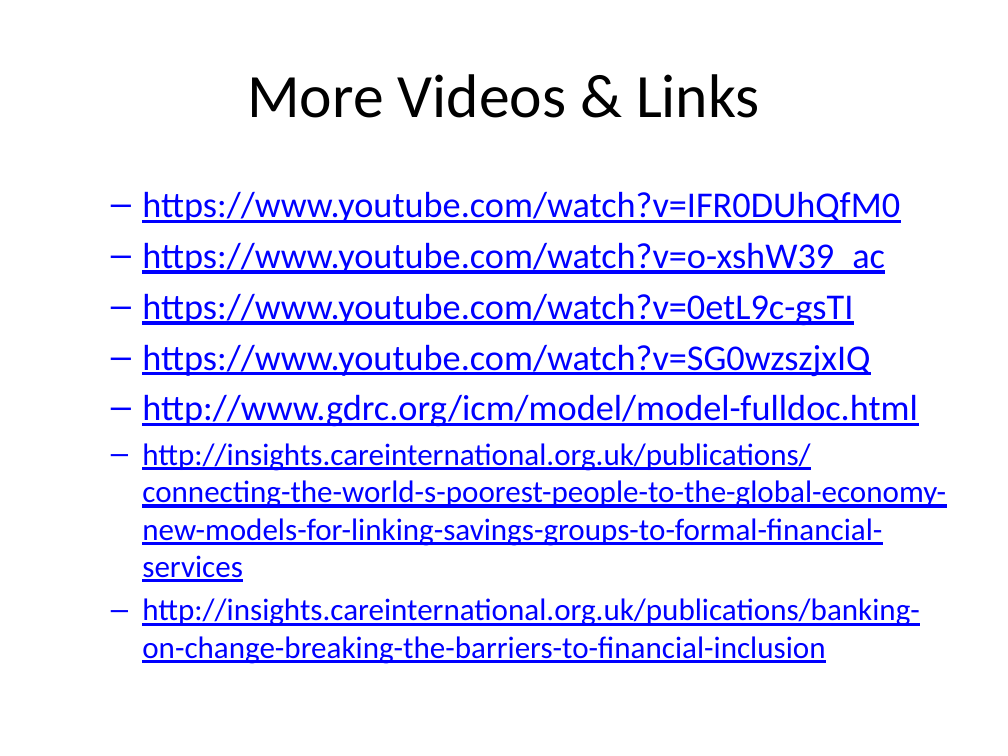
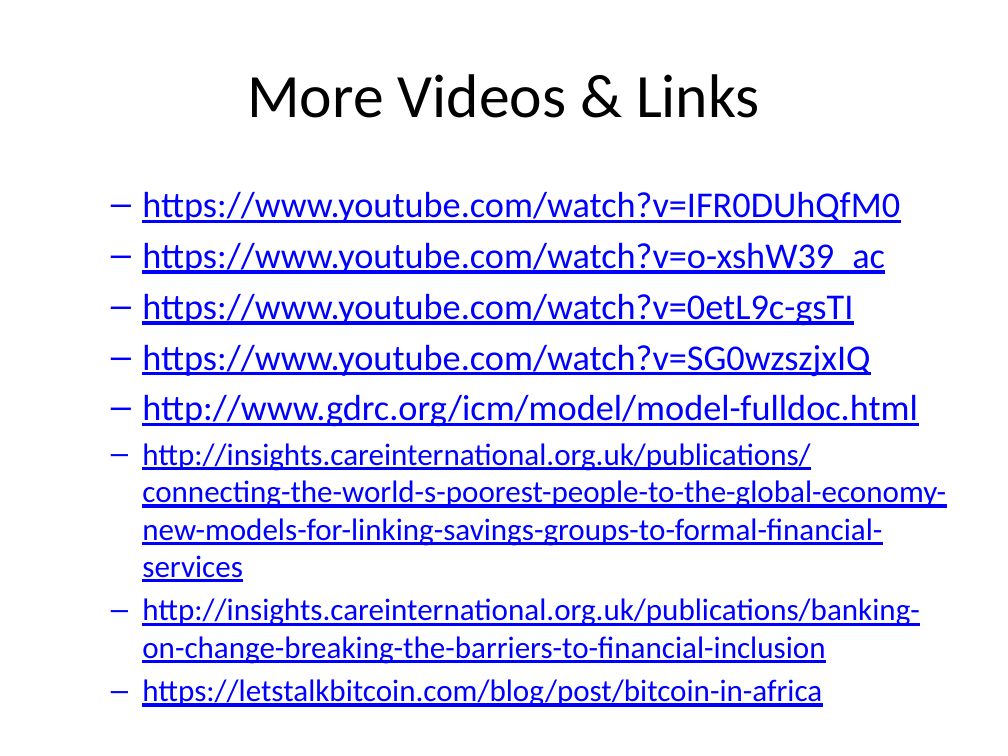
Before and after one commit to huang-pan/village-bank, a slide deck: slide 36 of Village Bank.pptx (slide 35 before the commit). Drawn at 1008x756 pixels with LibreOffice and Linux fonts; fonts in the diff are those of the drawing. Boxes give left, top, right and bottom in pixels: in the first picture for what was removed or moved away, otherwise in the second. Text is boxed around its words. In the diff, an @@ line names an element or a change of style, - is before the commit and + after.

```diff
--- a/Village Bank.pptx
+++ b/Village Bank.pptx
@@ text at (142, 679, 822, 707): paragraph added @@
+  – https://letstalkbitcoin.com/blog/post/bitcoin-in-africa
```
Also in this commit, not shown: 1 slide added, 4 other files.
